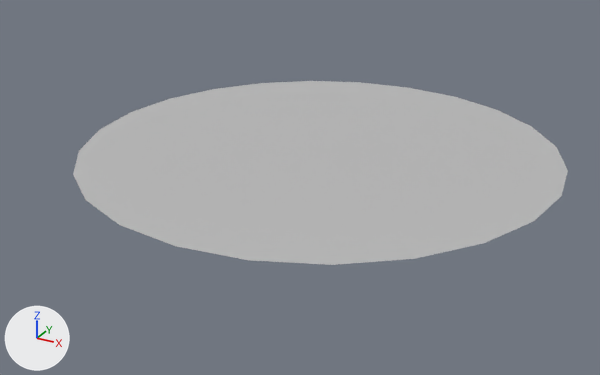
Renders of the FBX model Assets/Models/Furniture/Exported Files/port_cover.fbx from each side of a commit.
Rendered twice from a 50 mm lens placed at (0.01126, -0.02171, 0.00938), pointed at (-0.00029, -0.00072, -0.00111). Every picture has the same lights, and +X, +Y and +Z are marked at lower left.

Before the edit, the objects in view are built like this:
```python
me_mesh = bpy.data.meshes.new('Mesh')
me_mesh.from_pydata(...)  # 61 vertices, 48 faces; spans x -1.0..1.0, y 0.0, z -1.0..1.0
me_mesh.materials.append(mat_lambert1)  # grey #bcbcbc
ob_pdisc1 = bpy.data.objects.new('pDisc1', me_mesh)
ob_pdisc1.location = (0.0, 0.0, 0.0)
ob_pdisc1.rotation_euler = (1.571, 0.0, 0.0)  # degrees (90, 0, 0)
ob_pdisc1.scale = (0.0075, 0.01, 0.0075)
```
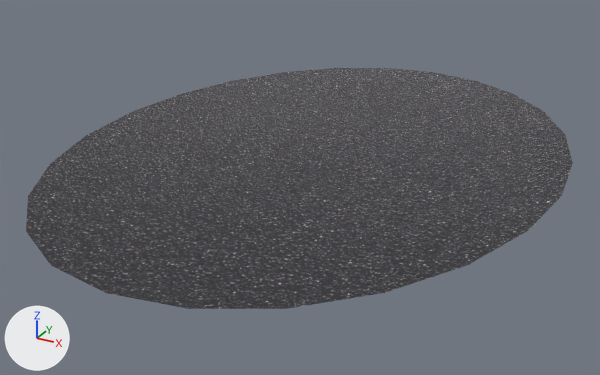
Boxes (x1, y1, x2, y2) around the edits, measured in the pictures (600 x 375 px):
'pDisc1', recoloured, rescaled (10% wider, 31% taller)
    before: (73, 81, 568, 265)
    after: (26, 68, 573, 309)

The change in detail:
Picture 'black_styrofoam.jpg' (img_black_styrofoam_jpg) is new.
Material 'blinn1' (mat_blinn1) is new.
Its texture is img_black_styrofoam_jpg.
Its roughness is 0.749.
me_mesh has 61 vertices, 48 faces and spans x -1.0..1.0, y 0.0, z -1.0..1.0.
me_mesh no longer uses material mat_lambert1 (grey #bcbcbc).
me_mesh now uses material mat_blinn1 (picture img_black_styrofoam_jpg).
Object 'pDisc1' (ob_pdisc1) is rescaled from (0.0075, 0.01, 0.0075) to (0.0075, 0.01, 0.01).
